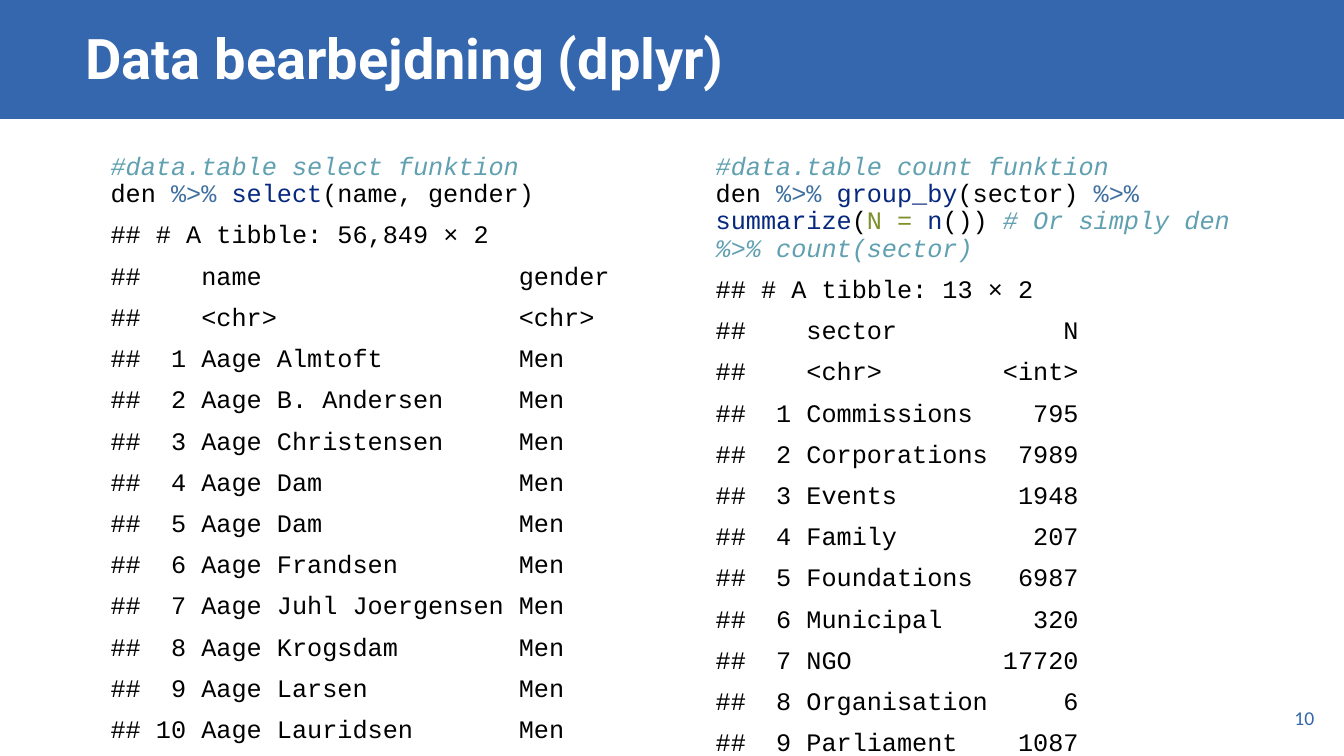
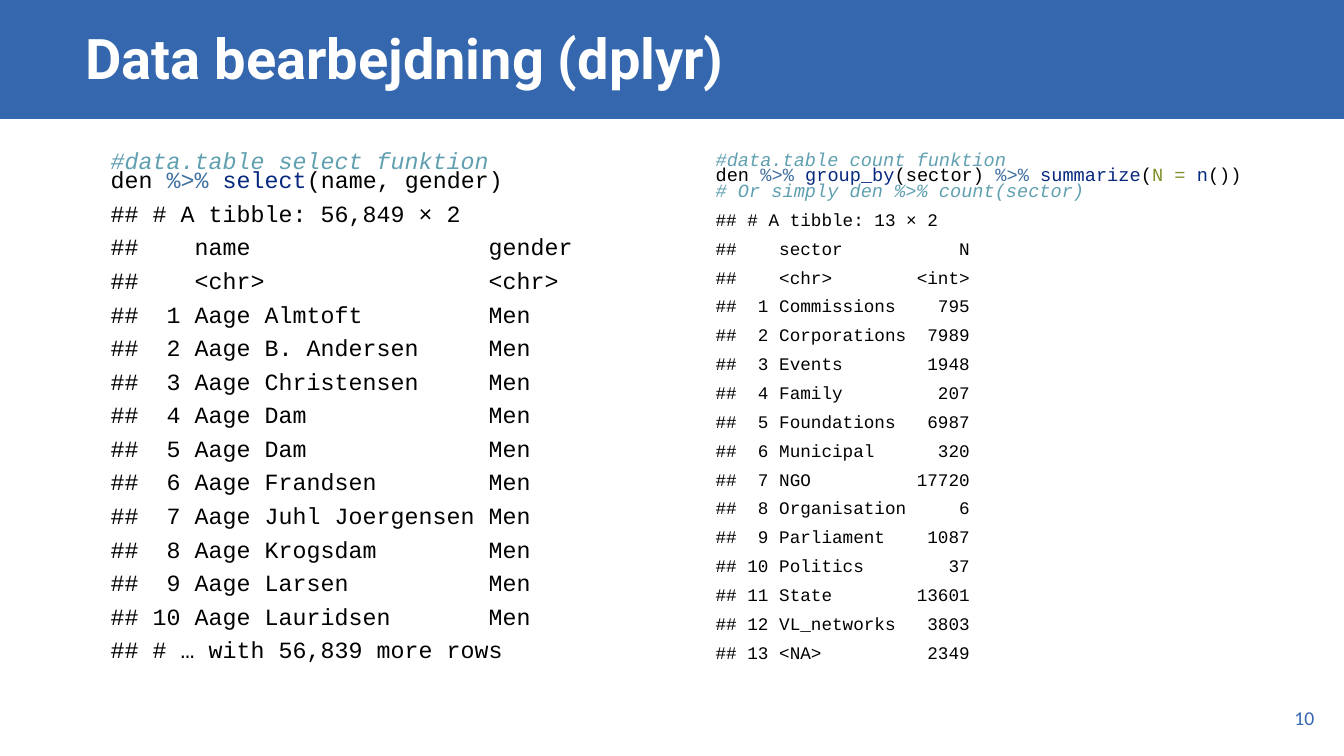
Before and after one commit to GamerdingerA/agamerdinger, a slide deck: slide 10 of content/teaching/virksomhedsstrategi/lektion01-powerpoint.pptx. Drawn at 1344x756 pixels with LibreOffice and Linux fonts; fonts in the diff are those of the drawing. Boxes give left, top, right and bottom in pixels: in the first picture for what was removed or moved away, otherwise in the second. Text is boxed around its words. In the diff, an @@ line names an element or a change of style, - is before the commit and + after.

```diff
--- a/content/teaching/virksomhedsstrategi/lektion01-powerpoint.pptx
+++ b/content/teaching/virksomhedsstrategi/lektion01-powerpoint.pptx
@@ text "#data.table select funktion den %>% ..." at bbox=[111, 152, 573, 662]: size 18 to 16.6 pt; line spacing 0.9 to 0.7 @@
@@ text "#data.table count funktion den %>% ..." at bbox=[716, 153, 1242, 659]: size 18 to 13.3 pt in "#data.table count funktion den %>% group_by(sector) %>% ..."; size 18 to 12.6 pt in "## # A tibble: 13 × 2 ..."; line spacing 0.9 to 0.7 @@
```
Also in this commit, not shown: 8 other slides changed, 4 other files.
